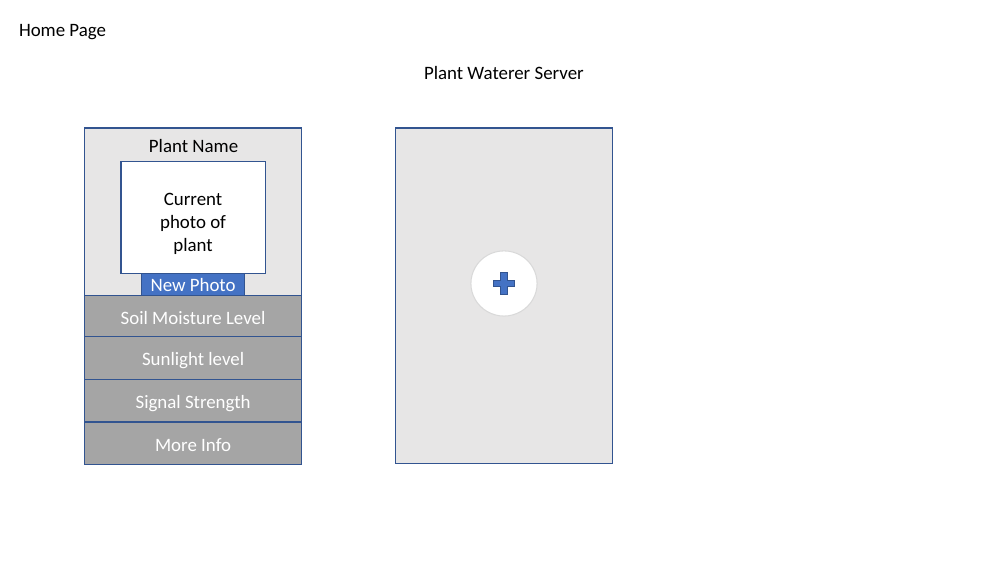
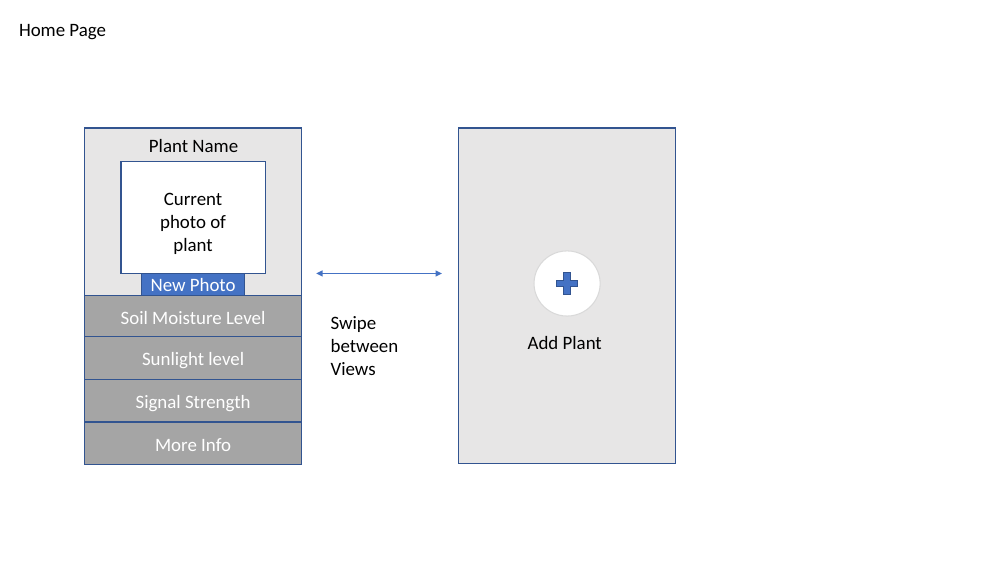
Before and after one commit to CireMarkus/auto-plant-waterer, a slide deck: slide 1 of Protyping of website.pptx. Drawn at 1008x567 pixels with LibreOffice and Linux fonts; fonts in the diff are those of the drawing. Boxes give left, top, right and bottom in pixels: in the first picture for what was removed or moved away, otherwise in the second. Text is boxed around its words. In the diff, an @@ line names an element or a change of style, - is before the commit and + after.

```diff
--- a/Protyping of website.pptx
+++ b/Protyping of website.pptx
@@ text removed at bbox=[424, 66, 584, 79] @@
-Plant Waterer Server
@@ 1 ellipse, 1 plus sign, 1 rectangle: place and size @@
-1 ellipse, 1 plus sign, 1 rectangle at bbox=[395, 128, 613, 464]
+1 ellipse, 1 plus sign, 1 rectangle at bbox=[459, 128, 676, 464]
@@ double arrow added from (316, 274) to (442, 274), #4472C4 0.5 pt @@
@@ text added at bbox=[331, 316, 399, 375], 18 pt, text #000000 @@
+Swipe between Views
@@ text added at bbox=[528, 336, 602, 349], 18 pt, text #000000 @@
+Add Plant
```
Also in this commit, not shown: 2 other slides changed.
